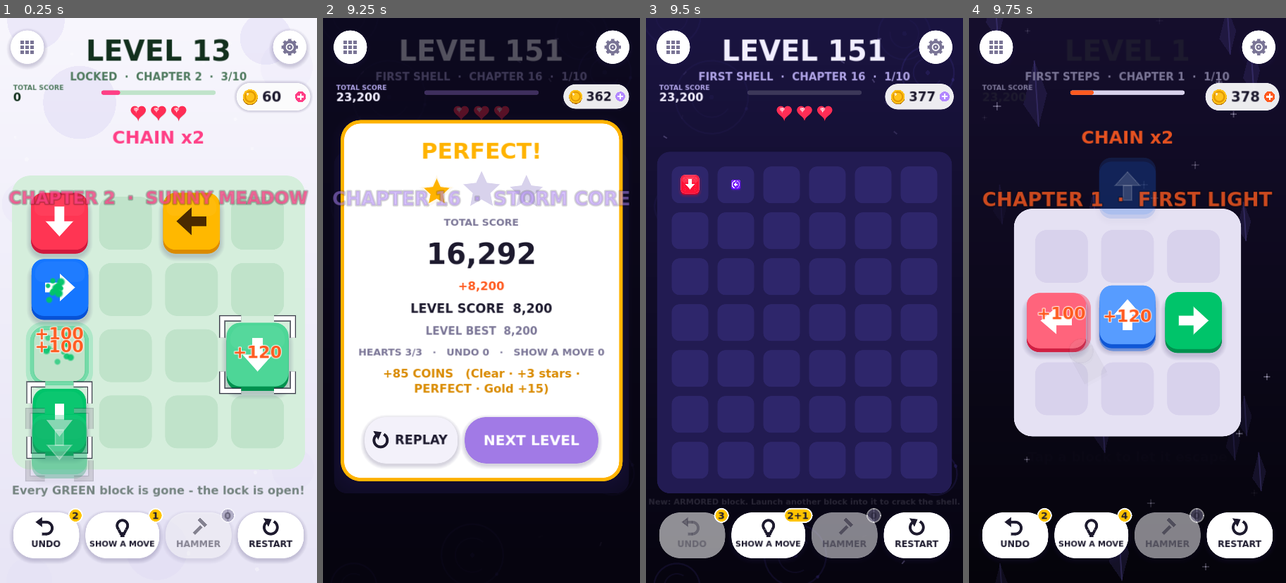
Above: before the commit, frames 1-4 (left to right).
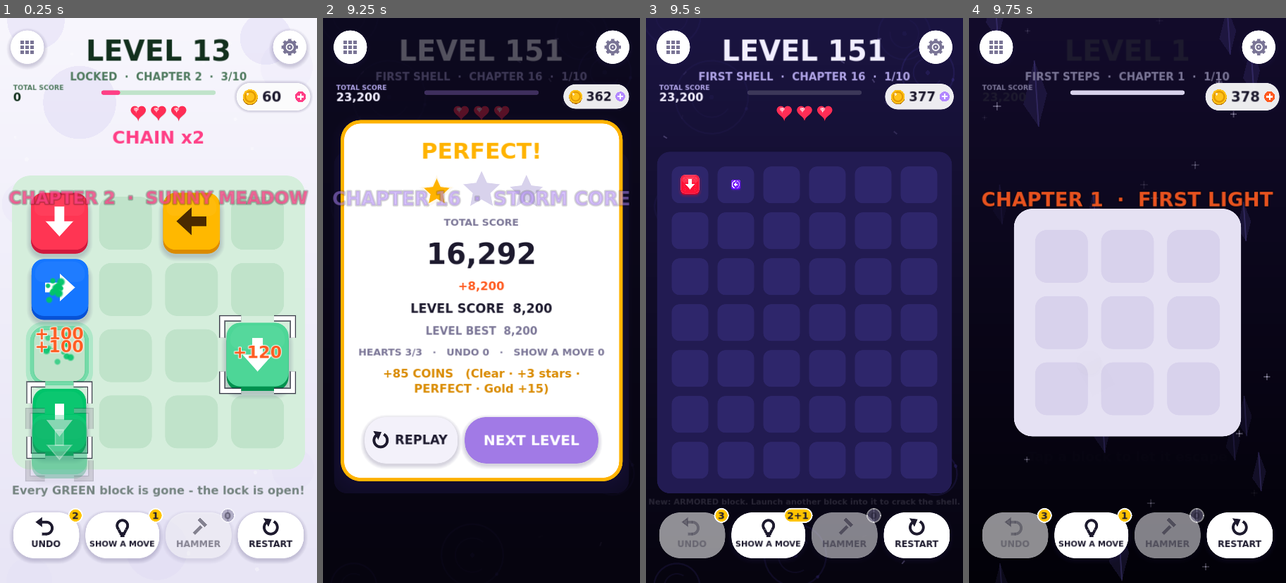
Above: after the commit, the same moments.

Repository: zaknounloay-bot/ChainEscape
Game: Godot game, scene res://tools/ExperienceLabCheck.tscn
The game is run twice, just before and just after one commit, with the same random seed, the same clock (stepped at 60 frames per second) and the same inputs. This scene is started directly instead of the project's main scene.
Inputs (mouse positions are in pixels of both pictures, inside the frame that each line leads up to):
- Up to frame 1 (0.25 s): no input
- Up to frame 2 (9.25 s): click "RESTART" at 0.5 s; click "RESTART" at 1.25 s; click "RESTART" at 2 s; tap Enter at 2.75 s; move the mouse to (551, 272) at 2.77 s; tap R at 2.85, 4.35, 6.6, 8.85 s; click (551, 272) at 2.92 s; drag from (418, 328) to (465, 413) at 3.52 s; move the mouse to (513, 176) at 4.27 s; click "SHOW A MOVE" at 5 s; drag from (465, 413) to (386, 215) at 5.77 s; move the mouse to (576, 385) at 6.52 s; hold S 6.53-7.25 s; click "HAMMER" at 7.25 s; drag from (386, 215) to (433, 159) at 8.02 s; move the mouse to (497, 300) at 8.77 s; hold S from 8.78 s (still down); click (497, 300) at 8.92 s
- Up to frame 3 (9.5 s): keep holding S
- Up to frame 4 (9.75 s): release S at 9.5 s; drag from (1079, 159) to (1064, 328) at 9.52 s

Frames 1-3 are identical in both runs. In frame 4, 11% of the frame differs, in the area x 4-96%, y 12-96%.

Commit message:
WIP: Experience Lab 176-199 Twins boards (first pass) + check updates
Lab data rebuilt: 176/179/184 prototype boards, 177 Double Link, 182
bonded pair, 180/185/186 moved, 187/190/192/194/197 first-pass boards
(being refined against habit / look-ahead players). Lab 1-175 and 200
unchanged.

Co-Authored-By: Claude Opus 5.5 <noreply@anthropic.com>
Claude-Session: https://claude.ai/code/session_01GRm9VEFDvmwaGJVPJCdu91

Diff:
--- a/data/dev/experience_lab/level_176.json
+++ b/data/dev/experience_lab/level_176.json
@@ -1,12 +1,13 @@
 {
-	"name": "Event Horizon",
+	"name": "Twin Lights",
+	"hint": "New: TWINS leave together - both paths must be clear",
+	"hint_finger": false,
 	"map": [
-		"G>=    .      B>     P>+C   B>     .",
-		"Y^=    .      XC     R<     Y<     Yv@~$S",
-		".      Rv@    .      .      P^$G&A B^@",
-		".      .      .      .      .      .",
-		"Y<%A   Bv     .      .      .      .",
-		".      .      Bv     .      .      .",
-		".      Rv#Y   P>@    .      G^     R^@*"
+		".    .    R>!U R<!U .    Gv",
+		".    .    .    .    .    .",
+		".    P>   .    .    Y^   .",
+		"G^   .    .    .    .    .",
+		".    B^!T B>!T .    Gv   .",
+		".    .    .    .    .    ."
 	]
 }
--- a/data/dev/experience_lab/level_177.json
+++ b/data/dev/experience_lab/level_177.json
@@ -1,12 +1,13 @@
 {
-	"name": "Frozen Relay",
+	"name": "Double Link",
+	"hint": "Each twin is a gate link - one move, two links",
+	"hint_finger": false,
 	"map": [
-		".      R<=    .      Y>     .      Yv@",
-		"XC     R>@*   .      .      P^     .",
-		"B^&A   .      B>     .      G^+C   .",
-		"Y>     .      .      Pv     R>%A   .",
-		".      P^     G^     .      G<@-+C .",
-		".      .      .      .      .      Pv#G",
-		".      R<#B   G<@~   G<&A   .      R<="
+		"B^     .      .      .      .      .",
+		"P>     .      .      Y>     R^     .",
+		".      .      Y>+C!T Bv@    .      .",
+		".      .      Y<+C!T .      .      .",
+		".      .      .      .      .      .",
+		"G>     XC     .      .      .      ."
 	]
 }
--- a/data/dev/experience_lab/level_179.json
+++ b/data/dev/experience_lab/level_179.json
@@ -1,12 +1,13 @@
 {
-	"name": "Deep Field",
+	"name": "Hold Fire",
+	"hint": "Twins turn a spinner beside them. Pick your moment.",
+	"hint_finger": false,
 	"map": [
-		".    P^#B .    .    .    R<@~ .",
-		".    Yv@* P<   .    .    G<@- .",
-		"Y>&A R>@  .    Rv+C .    .    .",
-		".    .    .    P>   .    Y>   Bv&A",
-		".    Y^@  G<   .    .    .    XC",
-		".    G<+C B>%A Yv=  G^=  .    .",
-		".    .    .    .    Bv#R .    ."
+		"Rv   .    .    B>   .    .",
+		".    Rv   .    .    .    .",
+		".    .    Yv@  R^   .    .",
+		".    .    P^   Rv@  .    G<",
+		".    .    P>!T P<!T B>   .",
+		".    .    Y>   .    .    ."
 	]
 }
--- a/data/dev/experience_lab/level_180.json
+++ b/data/dev/experience_lab/level_180.json
@@ -1,12 +1,12 @@
 {
-	"name": "Pulsar",
+	"name": "Deep Field",
 	"map": [
-		".      XC     G<@-   R<@    Y>%A   .",
-		".      Bv@+C  .      .      P^@    Bv",
-		"G<=    .      .      .      .      .",
-		"G^     .      .      G^     .      .",
-		"P^     B<     B>&A   .      R>#B   Gv@~",
-		".      B<=    B^     .      R>#P$S .",
-		".      .      .      G^     .      Y<"
+		".    P^#B .    .    .    R<@~ .",
+		".    Yv@* P<   .    .    G<@- .",
+		"Y>&A R>@  .    Rv+C .    .    .",
+		".    .    .    P>   .    Y>   Bv&A",
+		".    Y^@  G<   .    .    .    XC",
+		".    G<+C B>%A Yv=  G^=  .    .",
+		".    .    .    .    Bv#R .    ."
 	]
 }
--- a/data/dev/experience_lab/level_182.json
+++ b/data/dev/experience_lab/level_182.json
@@ -6,7 +6,7 @@
 		"G^+C  .     Y<@+C R<    .     .",
 		".     .     Y>@$S .     R<    .",
 		"P<#R  Y^    .     Pv@-  B>=   .",
-		".     .     Gv=   B>@*  R<    Y<",
+		".     .     Gv=   B>@*  R<!T  Y<!T",
 		".     R^    .     .     G<@   ."
 	]
 }
--- a/data/dev/experience_lab/level_184.json
+++ b/data/dev/experience_lab/level_184.json
@@ -1,12 +1,13 @@
 {
-	"name": "Grand Design",
+	"name": "Turnabout",
+	"hint": "A switch can reverse a twin - watch what else it turns",
+	"hint_finger": false,
 	"map": [
-		".      Bv@    .      .      R<@~   G<%B   .",
-		".      G<     .      G>&B   .      .      Y<",
-		"B>     Bv@-   Bv     Y^@*   Y^@-   .      .",
-		".      .      .      .      .      .      .",
-		"Gv#Y   B^&B   G>$S%A .      .      .      .",
-		".      Y>@    .      .      .      .      R^&A",
-		"G>     .      P>&A   B^#Y   .      B^     ."
+		".      B<     .      .      .      .",
+		".      .      R^     .      G>     .",
+		".      .      .      .      R^%A   .",
+		".      .      Bv     B<&A   B^&A!T B<!T",
+		".      .      .      Y^     Y<     .",
+		".      .      .      Y^     .      Y^"
 	]
 }
--- a/data/dev/experience_lab/level_185.json
+++ b/data/dev/experience_lab/level_185.json
@@ -1,12 +1,13 @@
 {
-	"name": "Crown Line",
+	"name": "Masterwork",
+	"mystery": true,
 	"map": [
-		"G>@-   .      B>+C   P>=    G>=    .",
-		"Y^     G<     .      .      .      .",
-		".      Yv@    .      G<     B<     .",
-		".      .      Yv     Pv+C   .      .",
-		"Pv@    .      .      B<     .      .",
-		"Gv@    G^     Y<     .      Y>     XC",
-		"P^@#B  .      .      .      P>@*#Y Rv"
+		".      .      B^%A   .      .      .      Gv@-#R",
+		".      Gv@    Pv     Y<     Yv?    .      Y<@",
+		".      .      .      Y^     .      P>&A   G>$G+C",
+		"Yv&A   .      B<+C   .      B>?    B^=    .",
+		"XC     B<@~   .      .      .      R>     R>#P",
+		".      R^@*$S .      .      .      .      .",
+		".      .      .      .      .      B^@    R<"
 	]
 }
--- a/data/dev/experience_lab/level_186.json
+++ b/data/dev/experience_lab/level_186.json
@@ -1,13 +1,12 @@
 {
-	"name": "Masterwork",
-	"mystery": true,
+	"name": "Crown Line",
 	"map": [
-		".      .      B^%A   .      .      .      Gv@-#R",
-		".      Gv@    Pv     Y<     Yv?    .      Y<@",
-		".      .      .      Y^     .      P>&A   G>$G+C",
-		"Yv&A   .      B<+C   .      B>?    B^=    .",
-		"XC     B<@~   .      .      .      R>     R>#P",
-		".      R^@*$S .      .      .      .      .",
-		".      .      .      .      .      B^@    R<"
+		"G>@-   .      B>+C   P>=    G>=    .",
+		"Y^     G<     .      .      .      .",
+		".      Yv@    .      G<     B<     .",
+		".      .      Yv     Pv+C   .      .",
+		"Pv@    .      .      B<     .      .",
+		"Gv@    G^     Y<     .      Y>     XC",
+		"P^@#B  .      .      .      P>@*#Y Rv"
 	]
 }
--- a/data/dev/experience_lab/level_187.json
+++ b/data/dev/experience_lab/level_187.json
@@ -1,12 +1,14 @@
 {
-	"name": "Apex",
+	"name": "Shell Game",
+	"hint": "Twins can't crack a shell - another block must",
+	"hint_finger": false,
 	"map": [
-		"Bv    .     .     .     .     .     P<",
-		".     .     .     .     R>%B  .     P^",
-		".     Pv&B  G<    .     G<#R  Gv@~  Bv@",
-		"Rv    Y<    .     G>    .     .     G^@#B",
-		".     .     .     Y^&A  .     .     .",
-		"Y>@   .     P>@-  .     .     .     Gv@*",
-		".     Y>    .     P^    .     P>%A  ."
+		".      .      Bv@-   Yv@~   .      Rv@",
+		".      R>     .      Y>@-   P>+C!T R>=",
+		"B<     .      .      .      P>!T   .",
+		".      .      .      .      .      .",
+		"B<     .      Bv     XC     .      G^#B",
+		".      .      .      .      .      R<",
+		"Y^@    .      B<     P^     .      G^@"
 	]
 }
--- a/data/dev/experience_lab/level_190.json
+++ b/data/dev/experience_lab/level_190.json
@@ -1,12 +1,12 @@
 {
-	"name": "Laurel",
+	"name": "Two Bonds",
 	"map": [
-		".    R>@- Y<   B<   Y<   .",
-		".    Yv   .    P^%B P^   R<&B",
-		"R>   .    P>   Bv@  .    .",
-		"P^#Y .    Bv   .    R^@~ B^$S",
-		".    R>@  B<   B<   .    R^",
-		"Bv%A Gv   .    .    Y^&A .",
-		".    Bv@  .    G>&B B>#Y ."
+		".    .    G<@- R^#P .    B>   .",
+		".    Y>@* P^@  .    .    B^@  .",
+		".    P<!T P<!T .    Y<   Pv   .",
+		".    .    .    .    .    .    .",
+		".    .    .    .    Y^   .    .",
+		"Y^   R<@* Rv!U .    P^   .    B<",
+		".    .    R<!U .    Pv   .    Bv@-"
 	]
 }
--- a/data/dev/experience_lab/level_192.json
+++ b/data/dev/experience_lab/level_192.json
@@ -1,13 +1,12 @@
 {
-	"name": "Sovereign",
-	"mystery": true,
+	"name": "Reversal",
 	"map": [
-		".     Yv@   .     .     .     G<    B<+C",
-		".     .     .     .     Y<?   Pv    Y^",
-		".     .     .     P>#B  .     .     Rv=",
-		"XC    .     Y>    .     Y^@   .     .",
-		"R^@   .     .     .     .     Y<    Bv@#G",
-		"Y^$S  Bv    Y>@   .     R<    .     R>%A",
-		".     P>&A  G>@~  .     Y>?   Pv+C  ."
+		"P>       .        .        .        G<@-     .",
+		"Pv&A     R^%A     Y<       Bv       Y<&A+C!T Y>&A+C!T",
+		".        .        Bv       .        .        Bv",
+		"B>       Rv@-     P^@*     .        .        .",
+		".        .        .        .        XC       .",
+		".        .        .        .        R<       .",
+		"Y<       B<       .        R^@      P^@      Bv+C"
 	]
 }
--- a/data/dev/experience_lab/level_194.json
+++ b/data/dev/experience_lab/level_194.json
@@ -1,12 +1,12 @@
 {
-	"name": "Paragon",
+	"name": "Pattern Lock",
 	"map": [
-		".     .     .     R^#Y  P>@#Y .     P<",
-		".     R^+C  R<+C  .     .     .     P<+C",
-		".     B>@   B<    R^@*  .     .     .",
-		".     .     .     Pv    P>=   .     .",
-		"Rv    .     R<$S  Rv@   .     .     B^=",
-		"Bv    .     .     Rv    .     XC    .",
-		"G>    B>    .     .     .     Y^@-  B<@~"
+		"P>   Y<@* Rv   .    .    .",
+		".    R<   .    R>   .    P<@",
+		".    .    G^@~ Y<@  .    Pv",
+		".    .    Rv!T Rv!T .    Yv",
+		"Yv   .    .    .    .    .",
+		"Bv   P>   B>@  .    .    .",
+		"R<   P^#R .    .    .    B>"
 	]
 }
--- a/data/dev/experience_lab/level_197.json
+++ b/data/dev/experience_lab/level_197.json
@@ -1,12 +1,12 @@
 {
-	"name": "Pinnacle",
+	"name": "Bond of Ages",
 	"map": [
-		"G>    B>    Rv    .     .     B>    Rv@-",
-		".     R>    P>@   .     XC    P^=   Pv",
-		"G^    .     Rv    .     G>    .     Pv+C",
-		".     .     .     .     .     Bv#R  .",
-		".     .     Pv@   P<@*  Y<    .     B<@~",
-		".     .     .     .     .     R<    .",
-		"R^+C  B^    .     .     .     P<@#G ."
+		".        .        .        .        .        .        B>@*",
+		"R^@-     G^&A+C!T G<+C!T   G^       .        .        .",
+		".        Gv       Y>@*     .        .        B>       R^",
+		"Rv#B     .        .        .        B^       .        .",
+		".        .        .        .        .        Y>%A     Yv",
+		".        .        .        Pv       B^@-     Pv@      .",
+		".        Gv#Y     Y^@-     .        XC       G<       ."
 	]
 }
--- a/tools/experience_lab_check.gd
+++ b/tools/experience_lab_check.gd
@@ -1068,7 +1068,16 @@
 		else:
 			_check(g["winnable_start"], "L%d solvable (full graph)" % n)
 			_check(g["plain"] == 0, "L%d: every fatal move is visible (spinner / switch / pair-turn), %d plain" % [n, g["plain"]])
-			_check(g["first_bad"] == 0, "L%d: no losing first move (%d)" % [n, g["first_bad"]])
+			# 182 keeps its production board's one losing first move (its source
+			# has the same); 192 may have one (plan, section F); all others none.
+			var allowed := 0
+			if n == 182:
+				var src := _twin_graph(Solver.from_model(model_of(LevelManager.read_level(182))), 400000)
+				allowed = src.get("first_bad", -1)
+				_check(allowed == 1, "production 182 itself has one losing first move (%d)" % allowed)
+			elif n == 192:
+				allowed = 1
+			_check(g["first_bad"] <= allowed, "L%d: losing first moves %d (allowed %d)" % [n, g["first_bad"], allowed])
 			if n >= 179:
 				_check(g["decisions"] > 0, "L%d: Twins create a decision (fatal pair release or switch / spinner timing near the pair: %d)" % [n, g["decisions"]])
 			print("TWINS L%d %s" % [n, JSON.stringify(g)])
--- a/tools/twins_capture.gd
+++ b/tools/twins_capture.gd
@@ -12,6 +12,8 @@
 ## - size5 / size7 / colors6: bonds on 5x5 and 7x7 boards, horizontal and
 ##   vertical, in every block color (temporary demo boards written to
 ##   user://, never shipped).
+## With --lab: the Experience Lab's Twins levels instead (lab_176.png ...
+## lab_197.png; 176 with its lesson showing), in a throwaway QA save.
 
 var out := "user://twins_capture"
 var game: GameManager
@@ -70,6 +72,9 @@
 
 
 func _run() -> void:
+	if "--lab" in OS.get_cmdline_user_args():
+		await _run_lab()
+		return
 	TwinsPrototype.apply("1")
 	GameManager.skip_title = true
 	game = load("res://scenes/Main.tscn").instantiate()
@@ -121,3 +126,23 @@
 		await _shot(["", "size5", "size7", "colors6"][n])
 		print("bonds on demo %d: %d" % [n, game.board.bond_count()])
 	get_tree().quit(0)
+
+
+func _run_lab() -> void:
+	ExperienceLab.apply("2")  # a QA jump: the throwaway QA save, never the lab save
+	GameManager.skip_title = true
+	game = load("res://scenes/Main.tscn").instantiate()
+	get_tree().root.add_child(game)
+	await _frames(5)
+	game.level_manager.level_count = ExperienceLab.LAST_LEVEL
+	AudioManager.set_music_enabled(false)
+	for n in [176, 177, 179, 182, 184, 187, 190, 192, 194, 197]:
+		if n == 176:
+			game.progress.tips_seen.erase("lesson_twins")
+		elif not game.progress.tips_seen.has("lesson_twins"):
+			game.progress.tips_seen.append("lesson_twins")
+		game.start_level(n, "capture")
+		await _wait(1.6)
+		await _shot("lab_%d" % n)
+		print("lab %d bonds %d" % [n, game.board.bond_count()])
+	get_tree().quit(0)
Not shown, changed: data/dev/experience_lab/manifest.json
Not shown, changed: tools/experience_lab_build.py
